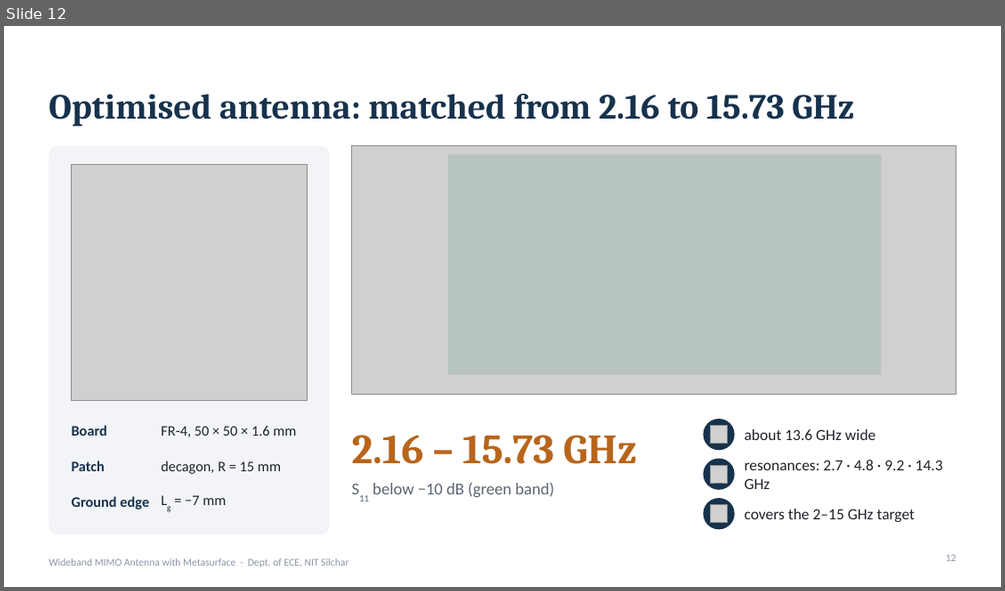
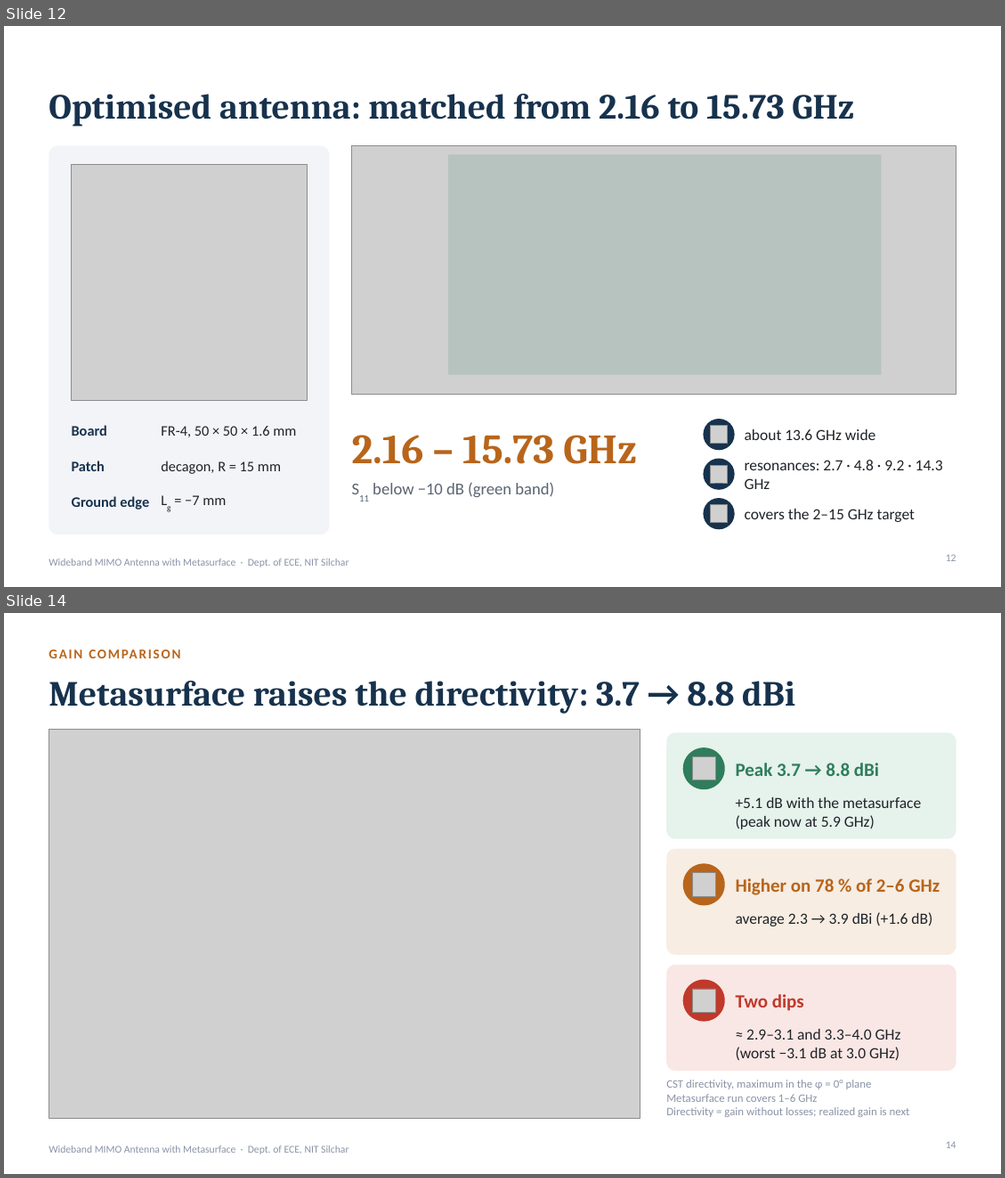
Before and after one commit to Ezed9/fyp-mimo-antenna-metasurface, a slide deck: presentation/FYP_Presentation.pptx. Shown one above the other, each under a label of ours: slide 12 before the commit, slides 12 and 14 after it; the slides between them are not shown. The pictures are 1005x591 and 1005x1178 pixels, drawn with LibreOffice and Linux fonts; fonts in the diff are those of the drawing; grey boxes stand for pictures. Boxes give left, top, right and bottom in pixels: in the first picture for what was removed or moved away, otherwise in the second. Text is boxed around its words. In the diff, an @@ line names an element or a change of style, - is before the commit and + after.

```diff
--- a/presentation/FYP_Presentation.pptx
+++ b/presentation/FYP_Presentation.pptx
@@ slide 14 added at bbox=[4, 613, 1001, 1174], background #FFFFFF; not listed: 1 template element that a slide beside it also shows @@
@@ text added at bbox=[48, 641, 722, 666], 13 pt, text #B8651B, bold @@
+GAIN COMPARISON
@@ title added at bbox=[48, 681, 795, 714], 34 pt, text #17324D, bold @@
+Metasurface raises the directivity: 3.7 → 8.8 dBi
@@ picture added at bbox=[48, 729, 640, 1118] @@
@@ rounded rectangle added at bbox=[666, 732, 956, 839], fill #E6F2EC @@
@@ ellipse added at bbox=[683, 747, 725, 789], fill #2E7D5B @@
@@ picture added at bbox=[692, 756, 715, 779] @@
@@ text added at bbox=[736, 763, 879, 776], 18 pt, text #2E7D5B, bold @@
+Peak 3.7 → 8.8 dBi
@@ text added at bbox=[736, 797, 921, 829], 15 pt, text #1F2328 @@
++5.1 dB with the metasurface
+(peak now at 5.9 GHz)
@@ rounded rectangle added at bbox=[666, 849, 956, 955], fill #F7EDE3 @@
@@ ellipse added at bbox=[683, 863, 725, 906], fill #B8651B @@
@@ picture added at bbox=[692, 873, 715, 896] @@
@@ text added at bbox=[736, 878, 939, 895], 18 pt, text #B8651B, bold @@
+Higher on 78 % of 2–6 GHz
@@ text added at bbox=[736, 912, 932, 926], 15 pt, text #1F2328 @@
+average 2.3 → 3.9 dBi (+1.6 dB)
@@ rounded rectangle added at bbox=[666, 965, 956, 1070], fill #F9E7E5 @@
@@ ellipse added at bbox=[683, 980, 725, 1022], fill #C0392B @@
@@ picture added at bbox=[692, 989, 715, 1012] @@
@@ text added at bbox=[736, 994, 804, 1011], 18 pt, text #C0392B, bold @@
+Two dips
@@ text added at bbox=[736, 1029, 901, 1060], 15 pt, text #1F2328 @@
+≈ 2.9–3.1 and 3.3–4.0 GHz
+(worst −3.1 dB at 3.0 GHz)
@@ text added at bbox=[666, 1079, 910, 1117], 11 pt, text #8A94A6 @@
+CST directivity, maximum in the φ = 0° plane
+Metasurface run covers 1–6 GHz
+Directivity = gain without losses; realized gain is next
@@ page number added at bbox=[946, 1141, 956, 1148], 10 pt, text #8A94A6 @@
+14
```
Also in this commit, not shown: 6 slides changed, 2 other files.
